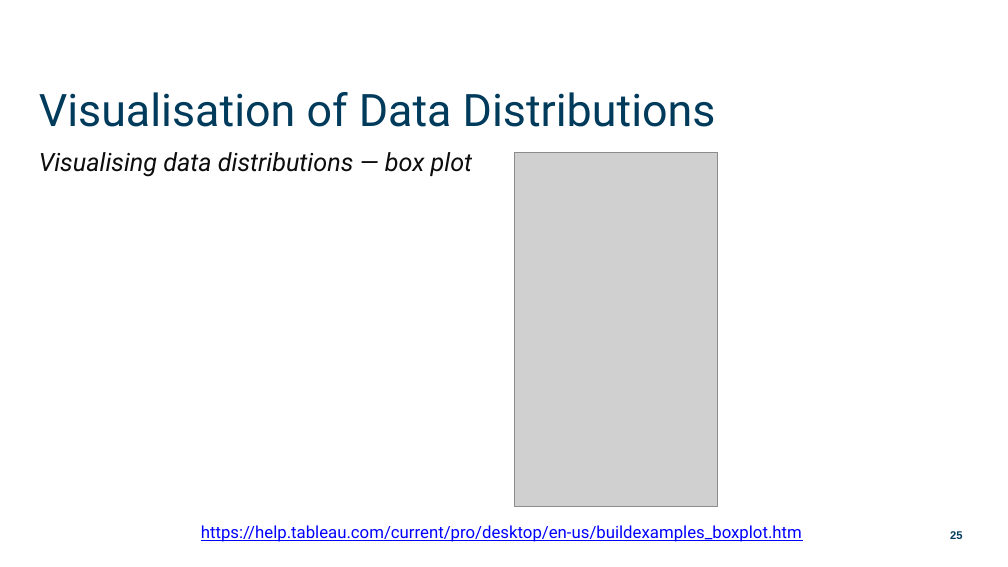
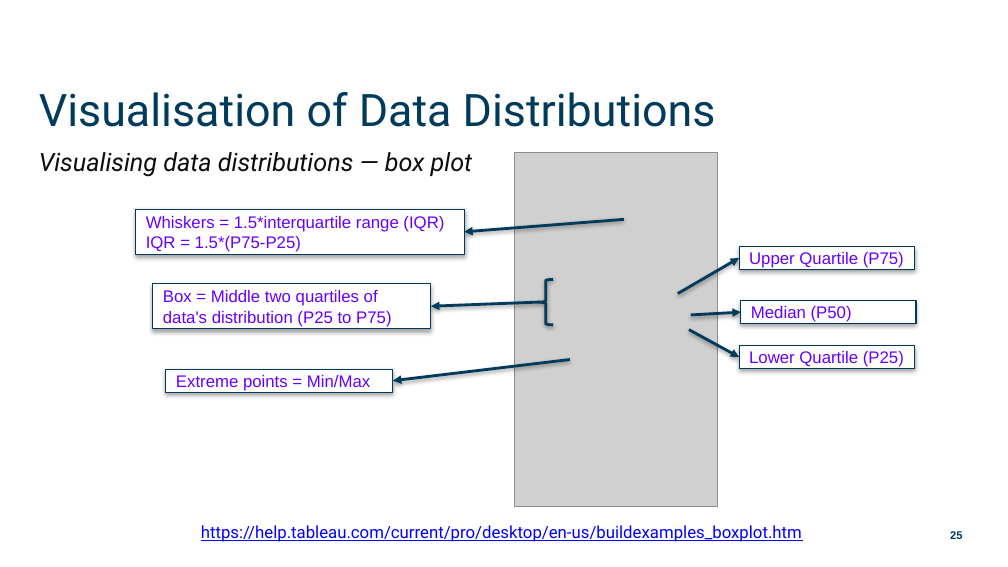
Before and after one commit to munishkumar-gh/munishkumar-gh.github.io, a slide deck: slide 25 of SuSS/2022_ANL201_Viz_Biz/3_Lecture/ANL201 Study Unit 5_2022 - Lecturer.pptx. Drawn at 1008x567 pixels with LibreOffice and Linux fonts; fonts in the diff are those of the drawing; grey boxes stand for pictures; background and template pictures are left out. Boxes give left, top, right and bottom in pixels: in the first picture for what was removed or moved away, otherwise in the second. Text is boxed around its words. In the diff, an @@ line names an element or a change of style, - is before the commit and + after.

```diff
--- a/SuSS/2022_ANL201_Viz_Biz/3_Lecture/ANL201 Study Unit 5_2022 - Lecturer.pptx
+++ b/SuSS/2022_ANL201_Viz_Biz/3_Lecture/ANL201 Study Unit 5_2022 - Lecturer.pptx
@@ rectangle added at (136, 209, 465, 254), fill #FFFFFF, outline #003A5A 0.75 pt, 12 pt, text #6600FF @@
+Whiskers = 1.5*interquartile range (IQR)
+IQR = 1.5*(P75-P25)
@@ arrow added from (624, 220) to (465, 232), #003B5C 2 pt @@
@@ arrow added from (677, 293) to (739, 258), #003B5C 2 pt @@
@@ rectangle added at (739, 247, 914, 270), fill #FFFFFF, outline #003A5A 0.75 pt, 12 pt, text #6600FF @@
+Upper Quartile (P75)
@@ rectangle added at (153, 283, 431, 329), fill #FFFFFF, outline #003A5A 0.75 pt, 12 pt, text #6600FF @@
+Box = Middle two quartiles of data's distribution (P25 to P75)
@@ right brace added at (538, 279, 553, 325), outline #003B5C 2 pt @@
@@ arrow added from (538, 302) to (431, 306), #003B5C 2 pt @@
@@ arrow added from (690, 314) to (741, 312), #003B5C 2 pt @@
@@ rectangle added at (741, 300, 916, 324), fill #FFFFFF, outline #003A5A 0.75 pt, 12 pt, text #6600FF @@
+Median (P50)
@@ arrow added from (688, 330) to (739, 357), #003B5C 2 pt @@
@@ rectangle added at (739, 346, 914, 369), fill #FFFFFF, outline #003A5A 0.75 pt, 12 pt, text #6600FF @@
+Lower Quartile (P25)
@@ rectangle added at (166, 369, 393, 392), fill #FFFFFF, outline #003A5A 0.75 pt, 12 pt, text #6600FF @@
+Extreme points = Min/Max
@@ arrow added from (570, 360) to (393, 381), #003B5C 2 pt @@
```
Also in this commit, not shown: 1 other slide changed, 1 other file.
